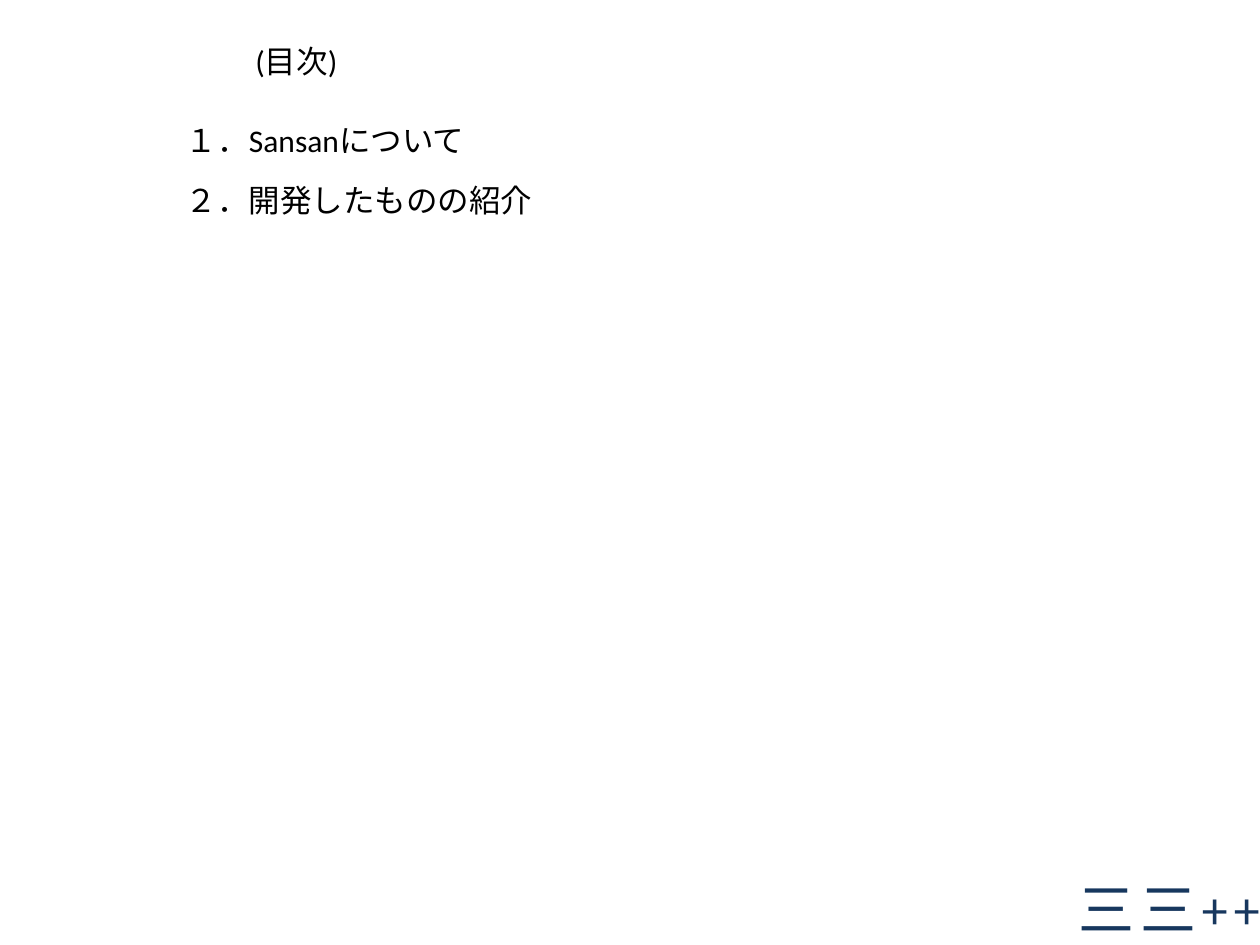
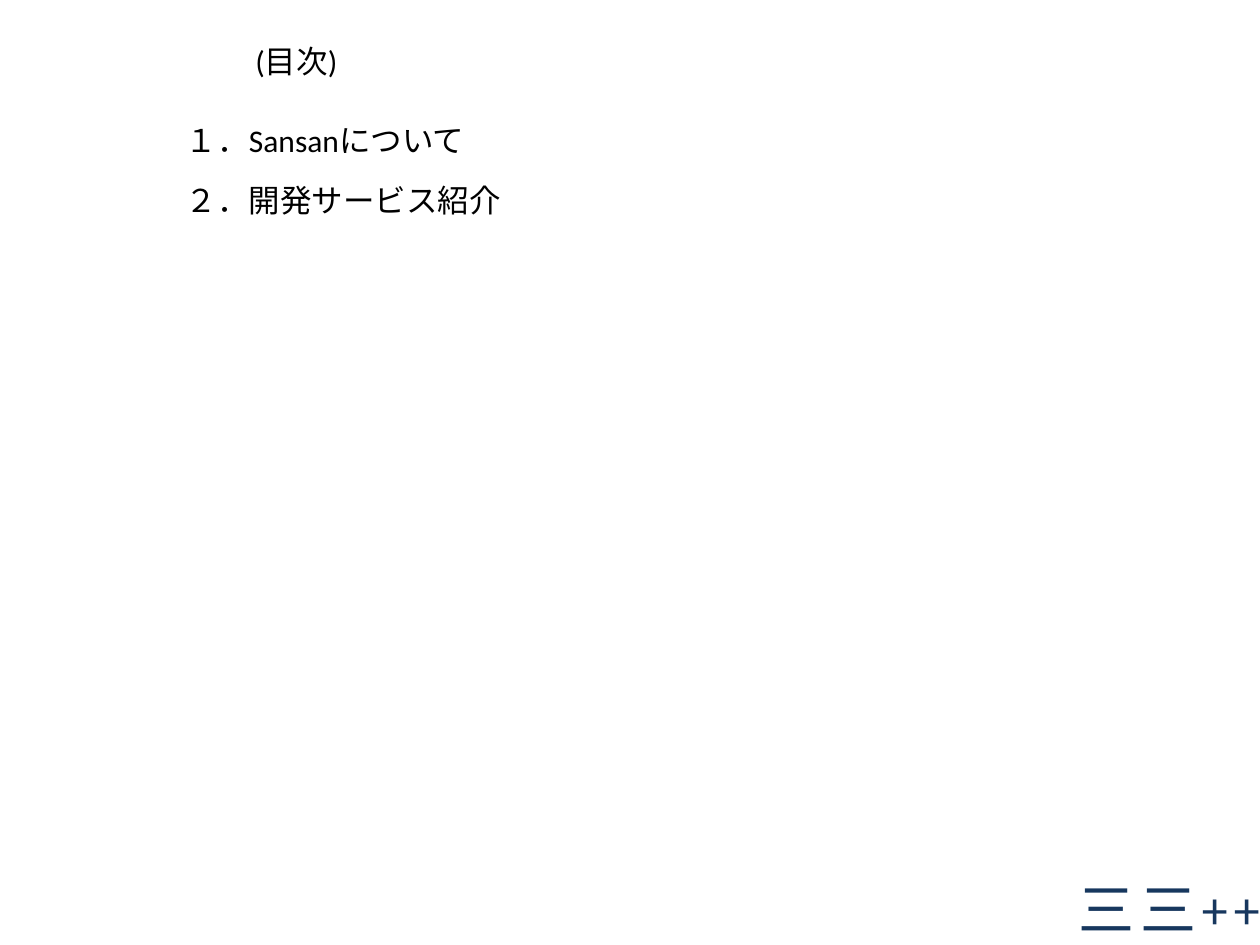
Before and after one commit to sumako/sansan-slide, a slide deck: slide 2 of 高専ベンチャー三三++.pptx. Drawn at 1260x945 pixels with LibreOffice and Linux fonts; fonts in the diff are those of the drawing; background and template pictures are left out. Boxes give left, top, right and bottom in pixels: in the first picture for what was removed or moved away, otherwise in the second. Text is boxed around its words. In the diff, an @@ line names an element or a change of style, - is before the commit and + after.

Commit message:
ページ構成

```diff
--- a/高専ベンチャー三三++.pptx
+++ b/高専ベンチャー三三++.pptx
@@ text at bbox=[186, 185, 501, 215]: text changed @@
-２．開発したものの紹介
+２．開発サービス紹介
```
